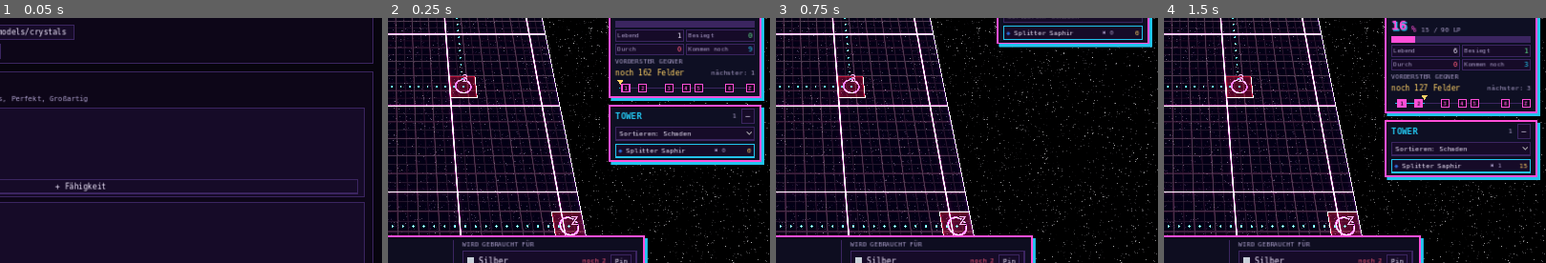
Above: before the commit, frames 1-4 (left to right).
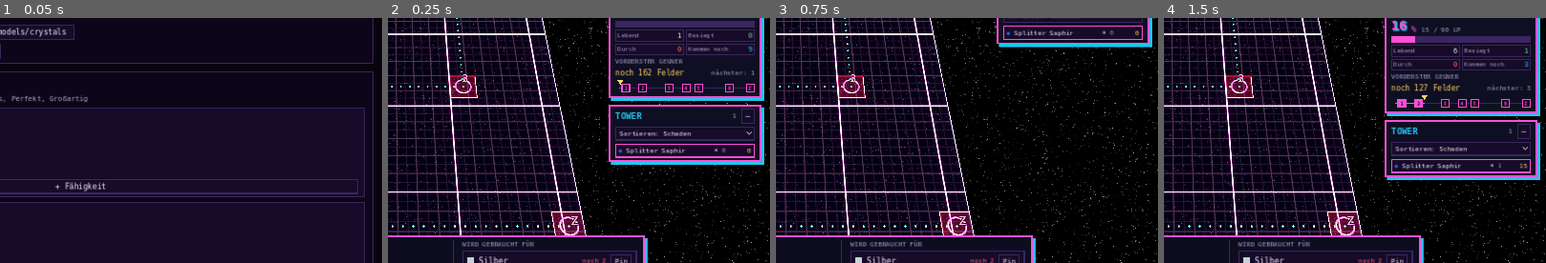
Above: after the commit, the same moments.

Repository: Tulkor/GemTD
Game: Godot game, scene res://tests/smoke_test.tscn
Same seed, same stepped clock (60 frames per second), same inputs: the game is played once before the commit and once after it. This scene is started directly instead of the project's main scene.
Inputs:
- Up to frame 1 (0.05 s): no input
- Up to frame 2 (0.25 s): no input
- Up to frame 3 (0.75 s): click "–" at 0.5 s
- Up to frame 4 (1.5 s): click "+" at 1.25 s
The pictures show only the part of the screen within x 50-100%, y 35-85%; the shares and areas given below are measured in that part.

Frame 1 is identical in both runs. In frame 2, 0.4% of the frame differs, in the area x 59-96%, y 51-58%; in frame 3, 0.3%; in frame 4, 0.4%.

Commit message:
Tower-Liste: kombinierbare Tower mit hellblauem Rahmen, Tooltip nennt das Ergebnis
Co-Authored-By: Claude Opus 5.5 (1M context) <noreply@anthropic.com>
Claude-Session: https://claude.ai/code/session_01SneAUyTQ7Ei1eZiBt2kj5x

Diff:
--- a/data/i18n/en.json
+++ b/data/i18n/en.json
@@ -527,5 +527,6 @@
 	"Top-Tower nach Schaden": "Top towers by damage",
 	"Gebaute Spezial-Tower": "Special towers built",
 	"Map nochmal spielen": "Play map again",
-	"Lauf löschen": "Delete run"
+	"Lauf löschen": "Delete run",
+	"Kombinierbar zu: %s": "Can combine into: %s"
 }
--- a/scripts/game/tower_list.gd
+++ b/scripts/game/tower_list.gd
@@ -2,6 +2,7 @@
 extends PanelContainer
 ## Tower-Liste rechts unter dem Gegner-Fenster: alle fertigen Tower auf dem Feld, scrollbar und sortierbar.
 ## Klick wählt den Tower aus, Doppelklick fährt die Kamera hin. Einklappbar.
+## Tower, die mit anderen fertigen Towern auf dem Feld ein Rezept ergeben, haben einen hellblauen Rahmen.
 
 const SORTS := [["damage", "Sortieren: Schaden"], ["kills", "Sortieren: Kills"], ["name", "Sortieren: Name"]]
 
@@ -131,6 +132,10 @@
 			rows[id].button.queue_free()
 			rows.erase(id)
 	var sel = game.selected
+	var combinable := {}
+	for t in ts:
+		if not combos(t, ts).is_empty():
+			combinable[t] = true
 	for i in ts.size():
 		var t = ts[i]
 		var r: Dictionary = rows[t.get_instance_id()]
@@ -140,8 +145,29 @@
 		r.gem.add_theme_color_override("font_color", t.color)
 		r.kills.text = "✖ %d" % t.kills if t.can_attack() else "–"
 		r.damage.text = DpsMeter._fmt(t.total_damage) if t.can_attack() else tr("Aura")
+		# Ausgewählt: hellerer Grund und pinker Rand; kombinierbar: hellblauer Rand (gewinnt beim Rand)
 		var on: bool = sel == t
-		r.button.add_theme_stylebox_override("normal", UiTheme.box(UiTheme.PANEL_2 if on else UiTheme.BAR, UiTheme.CYAN if on else Color.TRANSPARENT, 0, 2, 4))
+		var border := UiTheme.CYAN if combinable.has(t) else (UiTheme.GOLD if on else Color.TRANSPARENT)
+		r.button.add_theme_stylebox_override("normal", UiTheme.box(UiTheme.PANEL_2 if on else UiTheme.BAR, border, 0, 2, 4))
+		r.combinable = combinable.has(t)
+
+
+## Spezial-Tower, die t zusammen mit anderen fertigen Towern auf dem Feld ergeben würde (Namen).
+## Kombinieren geht nur während der Welle, markiert wird aber immer, damit man es planen kann.
+func combos(t, field: Array = []) -> Array:
+	if game == null or not is_instance_valid(t) or t.is_new:
+		return []
+	if field.is_empty():
+		field = towers()
+	var pool := field.filter(func(o): return o != t)
+	var out := []
+	for sid in Database.special_ids():
+		var def: Dictionary = Database.towers[sid]
+		if def.get("recipe_same_round", false):
+			continue
+		if game._match_recipe(def.get("recipe", []), t, pool) != null:
+			out.append(Database.tower_label(sid, 0))
+	return out
 
 
 func _update_summary(ts: Array) -> void:
@@ -193,7 +219,7 @@
 	d.add_theme_color_override("font_color", UiTheme.COIN)
 	for c in h.get_children():
 		c.mouse_filter = Control.MOUSE_FILTER_IGNORE
-	return {"button": b, "gem": gem, "name": n, "kills": k, "damage": d}
+	return {"button": b, "gem": gem, "name": n, "kills": k, "damage": d, "combinable": false}
 
 
 ## Kamera auf den Tower fahren.
@@ -220,6 +246,15 @@
 		l.size_flags_horizontal = Control.SIZE_EXPAND_FILL
 		l.add_theme_color_override("font_color", UiTheme.DIM)
 		UiUtil.label(row[1], h, 13).add_theme_color_override("font_color", row[2])
+	var made := combos(t)
+	if not made.is_empty():
+		var c := UiUtil.wrap_label(tr("Kombinierbar zu: %s") % ", ".join(made), v, 250)
+		c.add_theme_font_size_override("font_size", 12)
+		c.add_theme_color_override("font_color", UiTheme.CYAN)
+		if not game.is_wave_running():
+			var w := UiUtil.wrap_label(tr("Kombinieren geht erst wieder während der Welle."), v, 250)
+			w.add_theme_font_size_override("font_size", 12)
+			w.add_theme_color_override("font_color", UiTheme.MUTED)
 	var note := UiUtil.wrap_label(tr("Klick wählt den Tower aus, Doppelklick fährt die Kamera hin."), v, 250)
 	note.add_theme_font_size_override("font_size", 12)
 	note.add_theme_color_override("font_color", UiTheme.MUTED)
--- a/tests/smoke_test.gd
+++ b/tests/smoke_test.gd
@@ -368,6 +368,36 @@
 	tl.sort = "damage"
 	tl.focus(listed[0])
 	check(Vector2(game.camera_rig.target.x, game.camera_rig.target.z).distance_to(Vector2(listed[0].position.x, listed[0].position.z)) < 0.5, "Doppelklick fährt die Kamera zum Tower")
+	# Kombinierbare Tower haben einen hellblauen Rahmen: dafür kurz die Tower zu Zutaten eines Rezepts machen
+	var combo_def := {}
+	for sid in Database.special_ids():
+		var cdef: Dictionary = Database.towers[sid]
+		var rec: Array = cdef.get("recipe", [])
+		if not cdef.get("recipe_same_round", false) and not rec.is_empty() and rec.size() <= listed.size() and rec.all(func(i): return i.has("tower")):
+			combo_def = {"id": sid, "recipe": rec}
+			break
+	if not combo_def.is_empty():
+		var saved := listed.map(func(t): return [t.tower_id, t.tier])
+		for t in listed:
+			t.tier = 99  # passt zu keinem Rezept
+		for i in combo_def.recipe.size():
+			listed[i].tower_id = str(combo_def.recipe[i].tower)
+			listed[i].tier = int(combo_def.recipe[i].get("tier", 0))
+		tl.refresh()
+		var crow: Dictionary = tl.rows[listed[0].get_instance_id()]
+		var cname := Database.tower_label(combo_def.id, 0)
+		var cstyle: StyleBoxFlat = crow.button.get_theme_stylebox("normal")
+		check(crow.combinable and cstyle.border_color == UiTheme.CYAN and cname in tl.combos(listed[0]), "Tower-Liste: kombinierbarer Tower hat blauen Rahmen (%s)" % cname)
+		check(game.tower_options(listed[0]).any(func(o): return o.action == "combine" and o.id == combo_def.id), "Markierung passt zu den Kombinieren-Optionen")
+		listed[0].tower_id = "__none__"
+		tl.refresh()
+		check(not crow.combinable and not tl.rows[listed[1].get_instance_id()].combinable, "ohne passende Zutat kein blauer Rahmen")
+		for i in listed.size():
+			listed[i].tower_id = saved[i][0]
+			listed[i].tier = saved[i][1]
+		tl.refresh()
+	else:
+		check(false, "kein Rezept für den Tower-Listen-Test gefunden (%d Tower)" % listed.size())
 
 	# Sternrubin aus Fehlerhaftem Rubin (frühere Runde) + Splitter Amethyst + Splitter Rubin (neu):
 	# alte Tower zählen weder als One-Shot noch in der Auswahlphase, nur während der Welle
